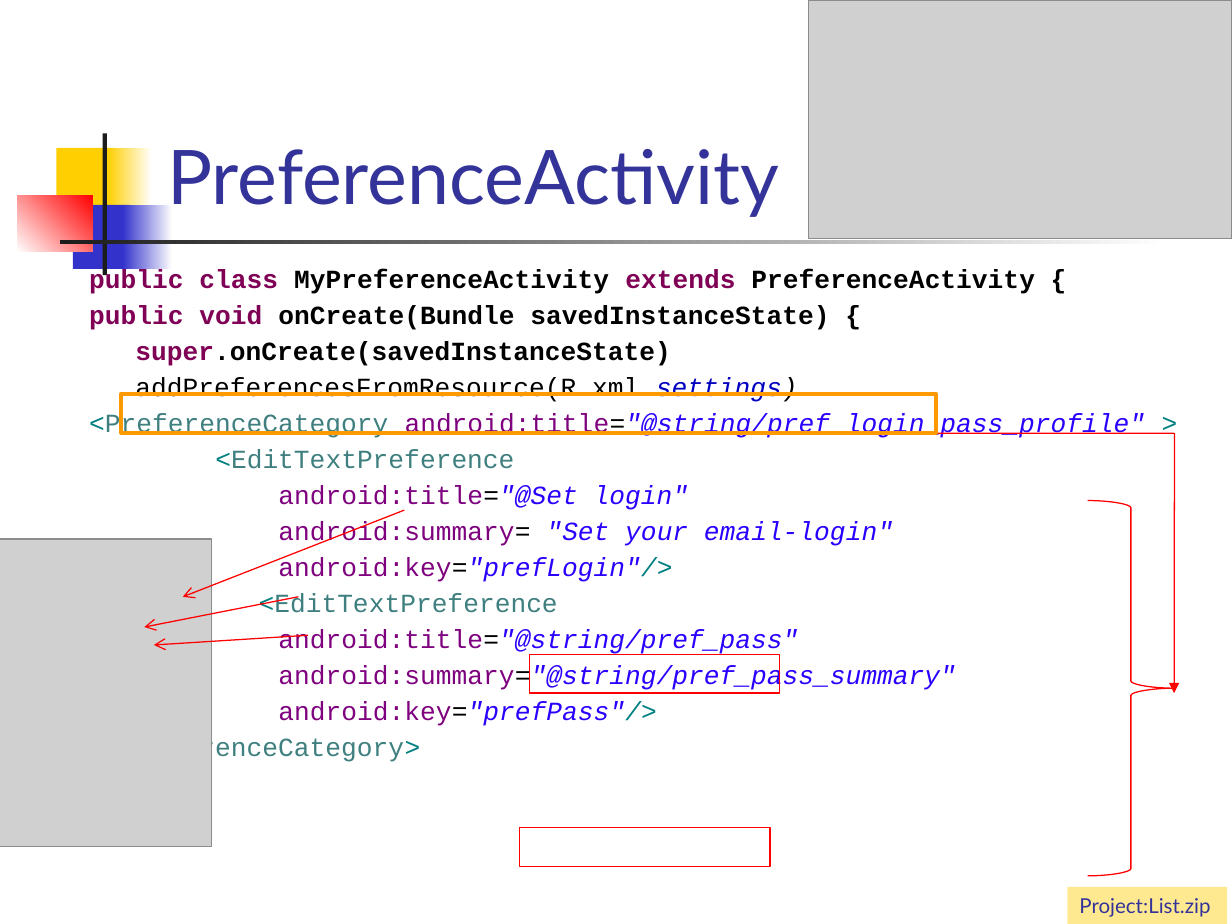
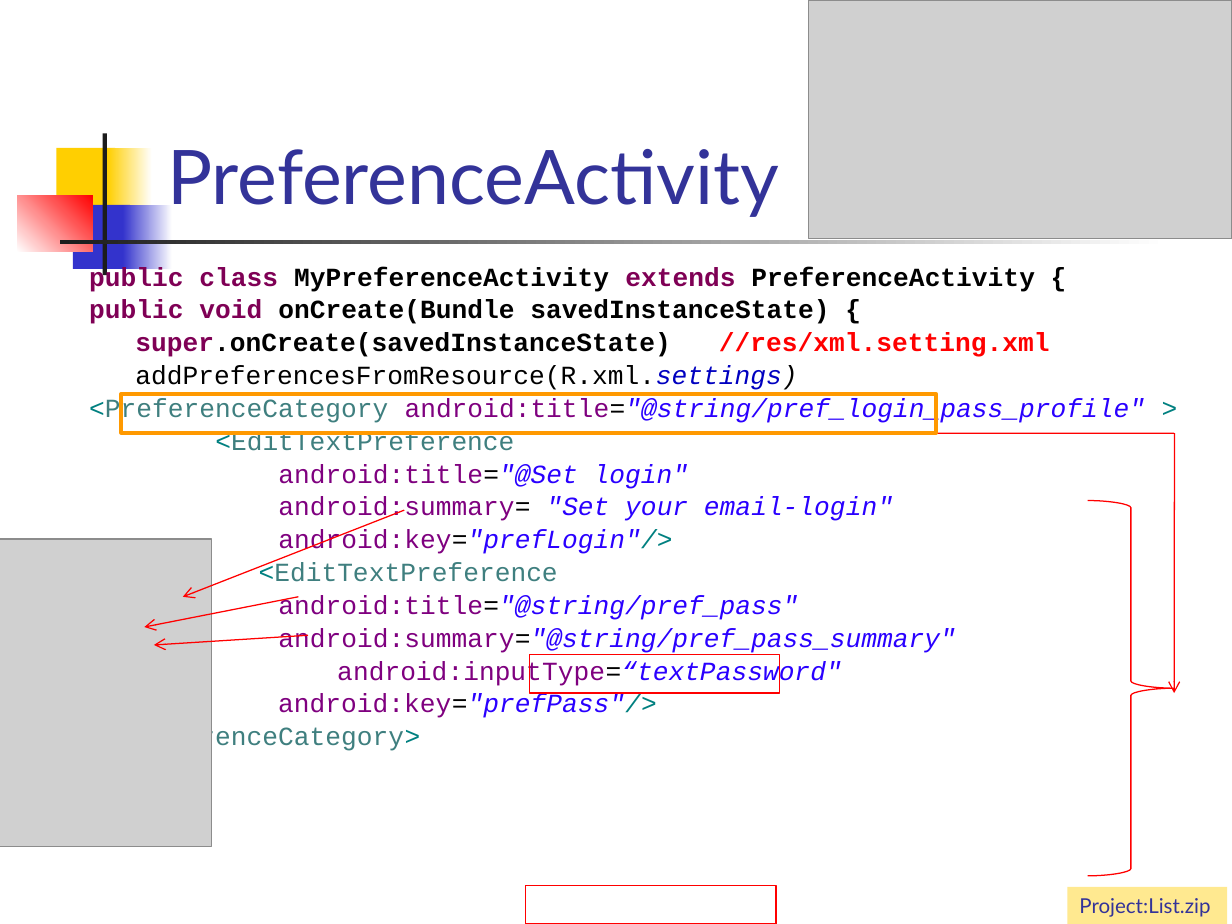
Before and after one commit to vmandro/Prednasky, a slide deck: slide 18 of 05/05_Android.ppt. Drawn at 1232x924 pixels with LibreOffice and Linux fonts; fonts in the diff are those of the drawing; grey boxes stand for pictures. Boxes give left, top, right and bottom in pixels: in the first picture for what was removed or moved away, otherwise in the second. Text is boxed around its words. In the diff, an @@ line names an element or a change of style, - is before the commit and + after.

```diff
--- a/05/05_Android.ppt
+++ b/05/05_Android.ppt
@@ text at (89,267,1145,753): line spacing 0.9 to 0.8 @@
@@ text at (135,333,1050,357): text changed @@
-super.onCreate(savedInstanceState)
+super.onCreate(savedInstanceState) //res/xml.setting.xml
@@ arrow (1174, 434) - (1174, 694): arrowheads changed @@
@@ text at (337,661,842,687): paragraph added @@
+android:inputType=“textPassword"
@@ rectangle: place and size @@
-rectangle at (520,828,770,866)
+rectangle at (526,886,776,924)
```
Also in this commit, not shown: 5 other slides changed, 1 other file.
